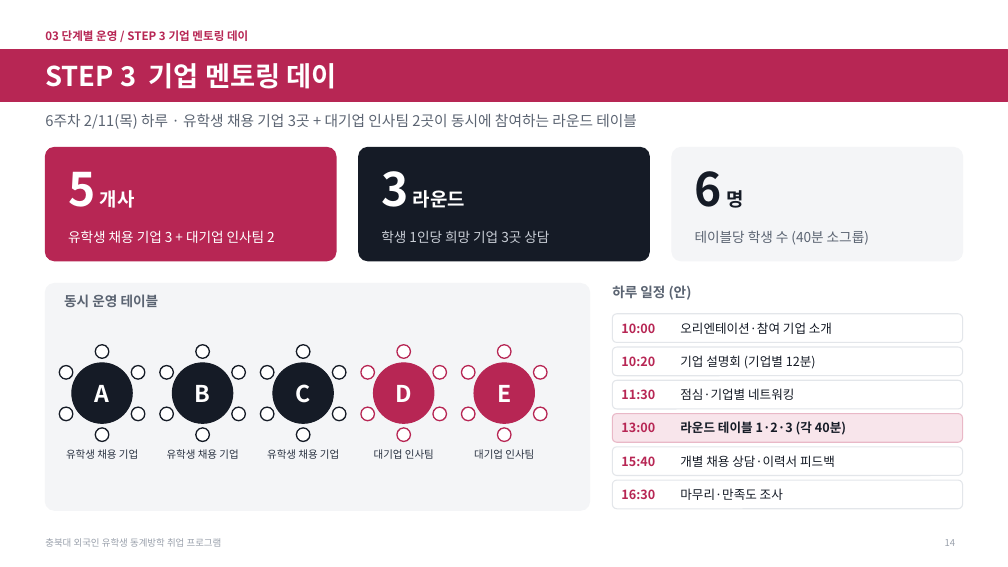
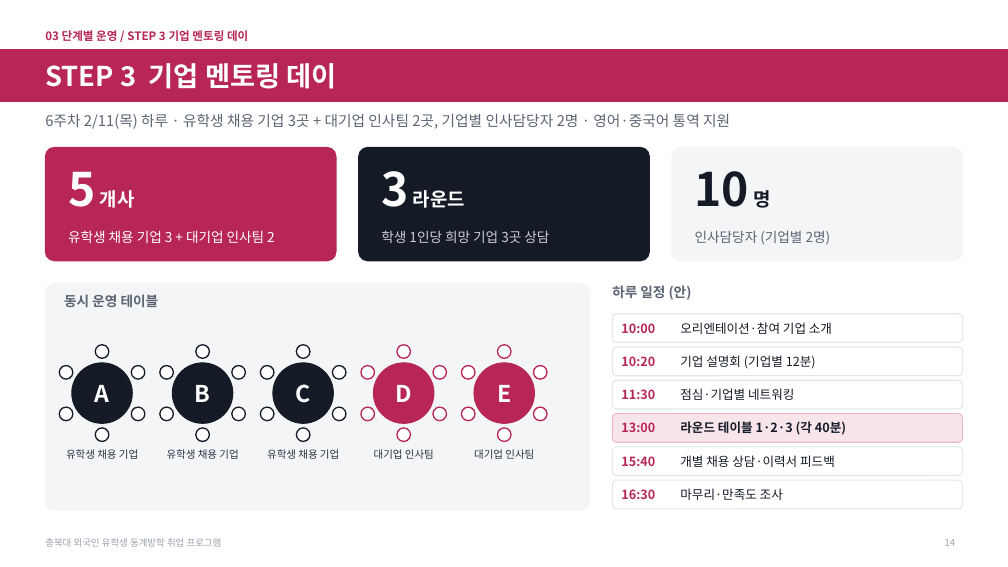
Before and after one commit to job-wave/Codex, a slide deck: slide 14 of output/jobwave-cbnu-proposal/JobWave_winter_program.pptx. Drawn at 1008x567 pixels with LibreOffice and Linux fonts; fonts in the diff are those of the drawing; background and template pictures are left out. Boxes give left, top, right and bottom in pixels: in the first picture for what was removed or moved away, otherwise in the second. Text is boxed around its words. In the diff, an @@ line names an element or a change of style, - is before the commit and + after.

```diff
--- a/output/jobwave-cbnu-proposal/JobWave_winter_program.pptx
+++ b/output/jobwave-cbnu-proposal/JobWave_winter_program.pptx
@@ text at <box>45,114,730,129</box>: text changed @@
-6주차 2/11(목) 하루 · 유학생 채용 기업 3곳 + 대기업 인사팀 2곳이 동시에 참여하는 라운드 테이블
+6주차 2/11(목) 하루 · 유학생 채용 기업 3곳 + 대기업 인사팀 2곳, 기업별 인사담당자 2명 · 영어·중국어 통역 지원
@@ text at <box>695,171,770,208</box>: text changed @@
-6 명
+10 명
@@ text at <box>695,230,831,245</box>: text changed @@
-테이블당 학생 수 (40분 소그룹)
+인사담당자 (기업별 2명)
```
Also in this commit, not shown: 3 other slides changed, 1 slide added, 2 other files.
